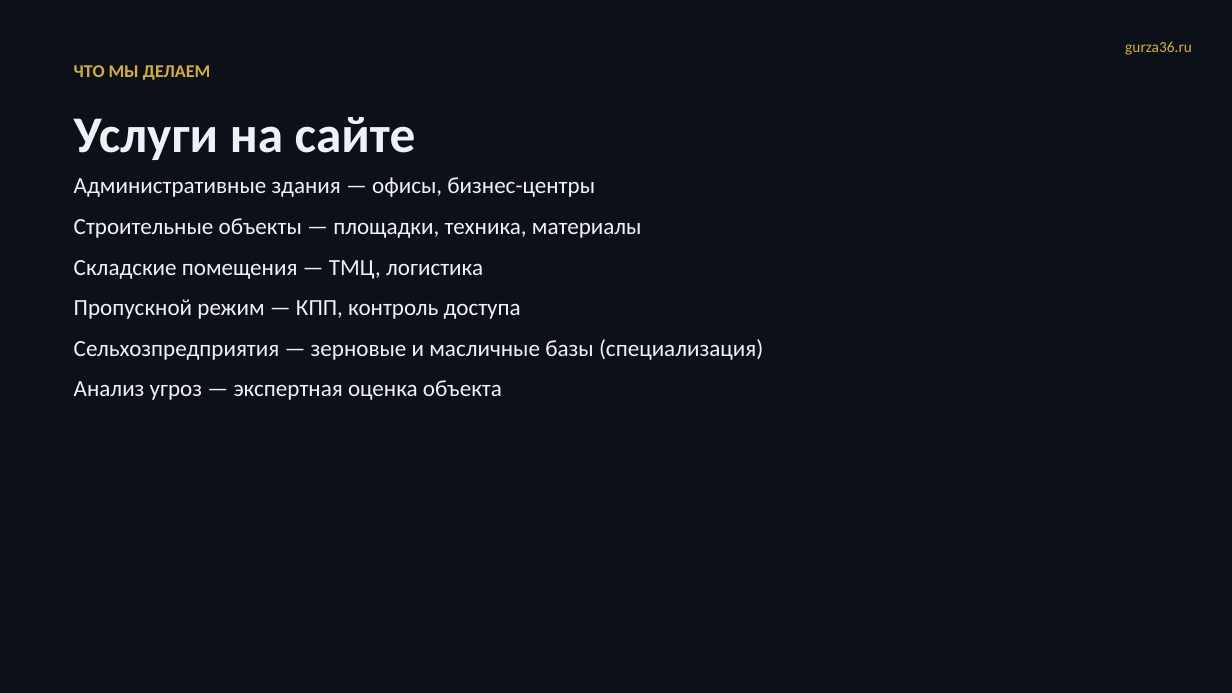
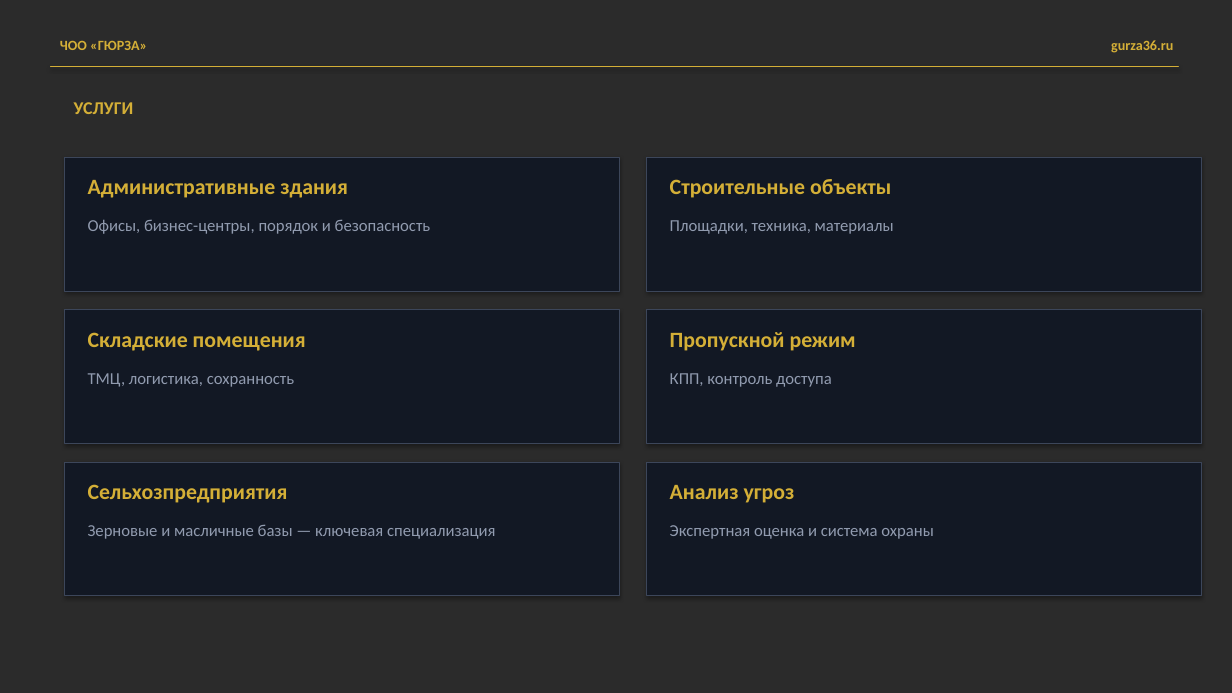
Before and after one commit to MatveyTORSHILOV/Gursa, a slide deck: slide 5 of presentation/gyurza-presentation.pptx (slide 3 before the commit). Drawn at 1232x693 pixels with LibreOffice and Linux fonts; fonts in the diff are those of the drawing; background and template pictures are left out; a plain dark background stands for a picture behind light text. Boxes give left, top, right and bottom in pixels: in the first picture for what was removed or moved away, otherwise in the second. Text is boxed around its words. In the diff, an @@ line names an element or a change of style, - is before the commit and + after.

```diff
--- a/presentation/gyurza-presentation.pptx
+++ b/presentation/gyurza-presentation.pptx
@@ background #0C1018 to picture (left out) @@
@@ text added at (60,41,147,50), 11 pt, text #D4AF37, bold @@
+ЧОО «ГЮРЗА»
@@ text "gurza36.ru": place and size @@
-text "gurza36.ru" at (1125,41,1192,55)
+text "gurza36.ru" at (1111,40,1173,53)
@@ text "gurza36.ru" at (1111,40,1173,53): size 12 to 11 pt, bold on; more space between paragraphs @@
@@ rectangle added at (51,67,1178,67), fill gradient #3F80CE to #A4C4FF, outline #D4AF37 0.75 pt @@
@@ text removed at (74,65,210,80) @@
-ЧТО МЫ ДЕЛАЕМ
@@ text at (74,102,134,114): text changed; size 40 to 14 pt; text colour #EEF1F6 to #D4AF37 @@
-Услуги на сайте
+УСЛУГИ
@@ rectangle added at (65,157,619,291), fill #121824, outline #3C465A 0.75 pt @@
@@ text removed at (74,177,763,400) @@
-Административные здания — офисы, бизнес-центры
-Строительные объекты — площадки, техника, материалы
-Складские помещения — ТМЦ, логистика
-Пропускной режим — КПП, контроль доступа
-Сельхозпредприятия — зерновые и масличные базы (специализация)
-Анализ угроз — экспертная оценка объекта
@@ rectangle added at (647,157,1202,291), fill #121824, outline #3C465A 0.75 pt @@
@@ text added at (670,179,891,198), 17 pt, text #D4AF37, bold @@
+Строительные объекты
@@ text added at (88,180,348,198), 17 pt, text #D4AF37, bold @@
+Административные здания
@@ text added at (88,219,431,234), 13 pt, text #919BAF @@
+Офисы, бизнес-центры, порядок и безопасность
@@ text added at (670,220,894,234), 13 pt, text #919BAF @@
+Площадки, техника, материалы
@@ rectangle added at (65,310,619,444), fill #121824, outline #3C465A 0.75 pt @@
@@ rectangle added at (647,310,1202,444), fill #121824, outline #3C465A 0.75 pt @@
@@ text added at (88,332,306,351), 17 pt, text #D4AF37, bold @@
+Складские помещения
@@ text added at (670,332,856,351), 17 pt, text #D4AF37, bold @@
+Пропускной режим
@@ text added at (88,373,294,387), 13 pt, text #919BAF @@
+ТМЦ, логистика, сохранность
@@ text added at (670,373,832,387), 13 pt, text #919BAF @@
+КПП, контроль доступа
@@ rectangle added at (65,462,619,596), fill #121824, outline #3C465A 0.75 pt @@
@@ rectangle added at (647,462,1202,596), fill #121824, outline #3C465A 0.75 pt @@
@@ text added at (88,484,288,503), 17 pt, text #D4AF37, bold @@
+Сельхозпредприятия
@@ text added at (670,485,795,503), 17 pt, text #D4AF37, bold @@
+Анализ угроз
@@ text added at (88,524,495,539), 13 pt, text #919BAF @@
+Зерновые и масличные базы — ключевая специализация
@@ text added at (670,525,934,539), 13 pt, text #919BAF @@
+Экспертная оценка и система охраны
```
Also in this commit, not shown: 3 other slides changed, 11 slides added, 6 slides removed, 4 other files.
